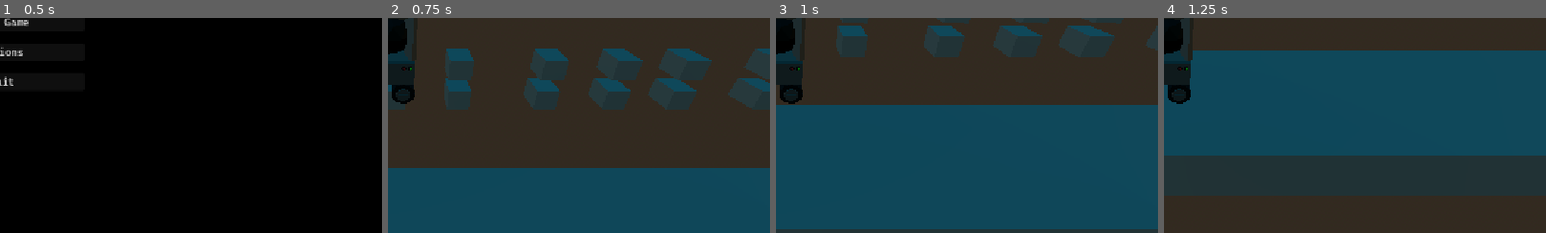
Above: before the commit, frames 1-4 (left to right).
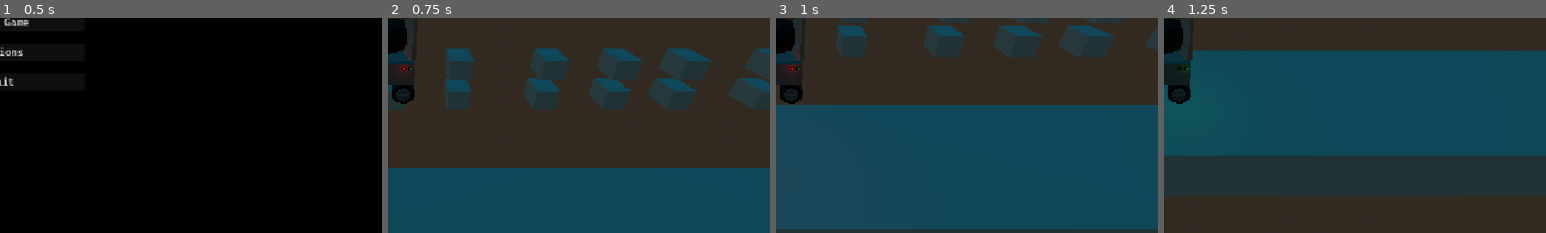
Above: after the commit, the same moments.

Repository: NikolayStaykov/foreigner-451b
Game: Godot game, scene res://scenes/ui/main_menu.tscn
The game is run twice, just before and just after one commit, with the same random seed, the same clock (stepped at 60 frames per second) and the same inputs.
Inputs:
- Up to frame 1 (0.5 s): no input
- Up to frame 2 (0.75 s): click "New Game" at 0.5 s
- Up to frame 3 (1 s): no input
- Up to frame 4 (1.25 s): no input
The pictures show only the part of the screen within x 50-100%, y 50-100%; the shares and areas given below are measured in that part.

Frame 1 is identical in both runs. In frame 2, 0.2% of the frame differs, in the area x 2-7%, y 17-34%; in frame 3, 0.2%; in frame 4, less than 0.1%.

Commit message:
further refined wheel cube controls and added light indicators

Diff:
--- a/foreigner-451b/assets/scripts/gameplay/player_scripts/wheel_cube.gd
+++ b/foreigner-451b/assets/scripts/gameplay/player_scripts/wheel_cube.gd
@@ -3,11 +3,14 @@
 @onready var main_body: CharacterBody3D
 @export var cube_node: Node3D
 @export var move_sound_effect: AudioStreamPlayer3D
+@export var red_light: OmniLight3D
+@export var green_light: OmniLight3D
 
 var animation_player: AnimationPlayer
 const SPEED: float = 5.0
 var perserved_velocity : float = 0
 var move_dir: int = 0
+var last_input_type: int = 0 # 0 - none, 1 - mouse, 2 - keyboard
 var mouse_right_held: bool = false
 var mouse_left_held: bool = false
 
@@ -24,9 +27,9 @@
 			main_body.velocity.x += perserved_velocity
 			lose_air_momentum()
 	else:
-		if GlobalVars.keyboard_controls:
+		if last_input_type != 1:
 			handle_keyboard_input()
-		else:
+		if last_input_type != 2:
 			handle_mouse_input()
 		if move_dir == -1:
 			animation_player.play_backwards("move")
@@ -34,26 +37,35 @@
 			animation_player.play("move")
 		else:
 			animation_player.pause()
+	hanlde_lights()
 	main_body.move_and_slide()
 
 func handle_keyboard_input() -> void:
 	if Input.is_key_pressed(GlobalVars.wheel_cube_move_right_key) and move_dir == 0:
+		last_input_type = 2
 		start_move_right()
 	elif Input.is_key_pressed(GlobalVars.wheel_cube_move_left_key) and move_dir == 0:
+		last_input_type = 2
 		start_move_left()
 	elif !Input.is_key_pressed(GlobalVars.wheel_cube_move_right_key) and move_dir == 1:
+		last_input_type = 0
 		stop_move()
 	elif !Input.is_key_pressed(GlobalVars.wheel_cube_move_left_key) and move_dir == -1:
+		last_input_type = 0
 		stop_move()
 
 func handle_mouse_input() -> void:
 	if mouse_left_held and move_dir == 0:
+		last_input_type = 1
 		start_move_right()
 	elif mouse_right_held and move_dir == 0:
+		last_input_type = 1
 		start_move_left()
 	elif !mouse_left_held and move_dir == 1:
+		last_input_type = 0
 		stop_move()
 	elif !mouse_right_held and move_dir == -1:
+		last_input_type = 0
 		stop_move()
 
 func _on_area_3d_input_event(_camera: Node, event: InputEvent, _event_position: Vector3, _normal: Vector3, _shape_idx: int) -> void:
@@ -101,3 +113,7 @@
 		perserved_velocity += 1
 		main_body.velocity.x -= 1
 	get_tree().create_timer(0.1,true).connect("Timeout",lose_air_momentum)
+
+func hanlde_lights() -> void:
+	red_light.visible = !main_body.is_on_floor()
+	green_light.visible = !red_light.visible
--- a/foreigner-451b/scenes/player_objects/wheel_cube.tscn
+++ b/foreigner-451b/scenes/player_objects/wheel_cube.tscn
@@ -10,12 +10,14 @@
 [sub_resource type="BoxShape3D" id="BoxShape3D_h07ou"]
 size = Vector3(0.05517578, 1, 1)
 
-[node name="CollisionShape3D" type="CollisionShape3D" unique_id=1059384448 node_paths=PackedStringArray("cube_node", "move_sound_effect")]
+[node name="CollisionShape3D" type="CollisionShape3D" unique_id=1059384448 node_paths=PackedStringArray("cube_node", "move_sound_effect", "red_light", "green_light")]
 transform = Transform3D(-4.371139e-08, 0, -1, 0, 1, 0, 1, 0, -4.371139e-08, 0, 0, 0)
 shape = SubResource("BoxShape3D_opxwm")
 script = ExtResource("1_m1bcs")
 cube_node = NodePath("wheelCube")
 move_sound_effect = NodePath("move_sound_effect")
+red_light = NodePath("red_light")
+green_light = NodePath("green_light")
 
 [node name="wheelCube" parent="." unique_id=152681558 instance=ExtResource("2_m1bcs")]
 transform = Transform3D(0.5, 0, 0, 0, 0.5, 0, 0, 0, 0.5, 0, 0, 0)
@@ -29,5 +31,21 @@
 transform = Transform3D(1, 0, 0, 0, 1, 0, 0, 0, 1, 0.537112, 0, -2.8281253e-09)
 shape = SubResource("BoxShape3D_h07ou")
 
+[node name="green_light" type="OmniLight3D" parent="." unique_id=640422038]
+transform = Transform3D(1, 0, 0, 0, 1, 0, 0, 0, 1, 0.5101592, 0.37463072, -0.4144241)
+visible = false
+light_color = Color(0.03529412, 0.90588236, 0, 1)
+light_energy = 0.09
+light_indirect_energy = 0.0
+light_volumetric_fog_energy = 0.0
+
+[node name="red_light" type="OmniLight3D" parent="." unique_id=643175410]
+transform = Transform3D(1, 0, 0, 0, 1, 0, 0, 0, 1, 0.5560042, 0.3818661, -0.29732043)
+visible = false
+light_color = Color(0.90588236, 0.019607844, 0, 1)
+light_energy = 0.09
+light_indirect_energy = 0.0
+light_volumetric_fog_energy = 0.0
+
 [connection signal="input_event" from="Area3D" to="." method="_on_area_3d_input_event"]
 [connection signal="mouse_exited" from="Area3D" to="." method="_on_area_3d_mouse_exited"]
